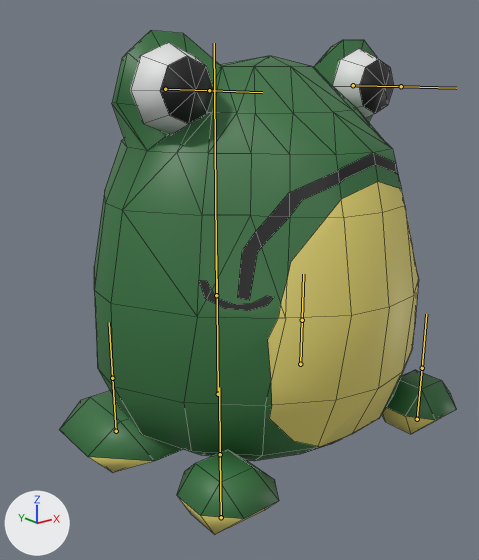
The FBX model Assets/3D models/Frogger.fbx, before and after one commit.
The view is the same before and after, from a camera (50 mm lens) standing at (-3.45, -2.95, 2.96) and looking at (-0.13, 1.2, 1.3). The lights are fixed; the arrows at lower left show +X, +Y and +Z. The bones that bend it are drawn over the model as lines. Mesh edges are drawn as thin lines.
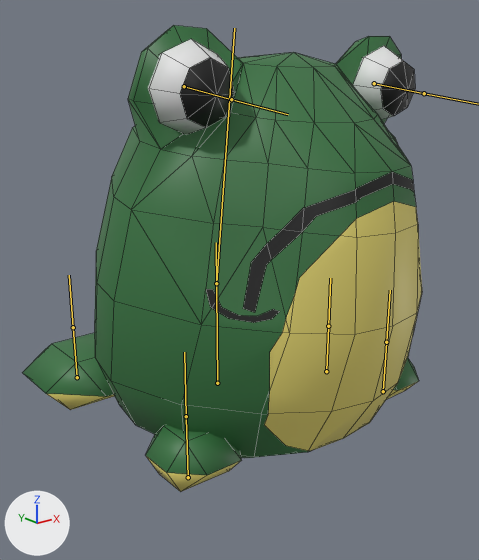
The newer file adds an action. The first version stands in its rest pose; the second is drawn at frame 44 of the action 'Armature|Walking back'.

What changed in the scene script:
```text
Change bone_bone:
    where bone_bone = bpy.data.objects['Armature'].pose.bones['Bone']
    bone_bone.location: (0.0, 0.0, 0.0) -> (0.0, 0.12, 0.0)
Change bone_keski:
    where bone_keski = bpy.data.objects['Armature'].pose.bones['keski']  # child of 'Bone'
    bone_keski.rotation_quaternion: (1.0, 0.0, 0.0, 0.0) -> (0.998, 0.062, 0.0, 0.0)  # degrees (0, 0, 0) -> degrees (7, 0, 0)
Change bone_lt:
    where bone_lt = bpy.data.objects['Armature'].pose.bones['LT']  # child of 'Bone'
    bone_lt.location: (0.0, 0.0, 0.0) -> (0.0, -0.07, 0.376)
Change bone_rt:
    where bone_rt = bpy.data.objects['Armature'].pose.bones['RT']  # child of 'Bone'
    bone_rt.location: (0.0, 0.0, 0.0) -> (0.0, 0.119, -0.716)
Change bone_le:
    where bone_le = bpy.data.objects['Armature'].pose.bones['LE']  # child of 'Bone'
    bone_le.location: (0.0, 0.0, 0.0) -> (0.0, -0.007, -0.4)
Change bone_re:
    where bone_re = bpy.data.objects['Armature'].pose.bones['RE']  # child of 'Bone'
    bone_re.location: (0.0, 0.0, 0.0) -> (0.0, -0.007, -0.4)
```

Location of each change, (x1, y1, x2, y2) in pixels of the pictures (479 x 560 px):
'Plane', posed: before (94, 30, 419, 461); after (95, 25, 422, 458)
'Plane.002', posed: before (59, 391, 183, 473); after (22, 333, 114, 410)
'Plane.001', posed: before (177, 450, 279, 535); after (146, 425, 241, 492)
'Plane.006', posed: before (130, 42, 214, 134); after (148, 39, 235, 134)
'Plane.005', posed: before (333, 48, 394, 118); after (353, 46, 415, 120)
'Plane.004', posed: before (382, 370, 457, 434); after (386, 358, 419, 400)
bone 'Bone', root to tip: before (218, 394) to (216, 255); after (217, 383) to (216, 242)
bone 'keski', root to tip: before (216, 295) to (214, 43); after (216, 283) to (234, 28)
bone 'LT', root to tip: before (300, 364) to (302, 320); after (326, 371) to (328, 326)
bone 'RT', root to tip: before (116, 431) to (112, 378); after (77, 377) to (73, 327)
bone 'LE', root to tip: before (417, 419) to (422, 368); after (383, 391) to (386, 342)
bone 'RE', root to tip: before (221, 517) to (220, 454); after (188, 477) to (186, 416)
